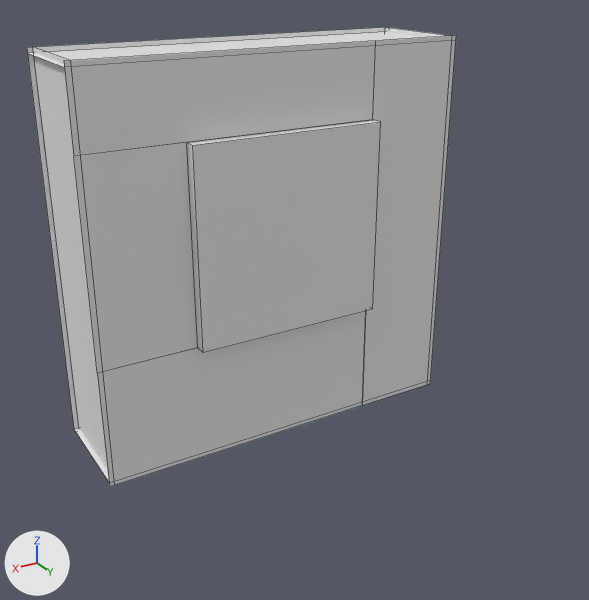
An edit to the OBJ model src/main/resources/assets/murim/models/block/roof_gable_panel_full_emblem_r.obj, drawn before and after from the same camera.
Camera for both pictures: a 50 mm lens placed at (1.462, 0.937, 1.2), pointed at (0.522, -0.629, 0.417). Every picture has the same lights, and +X, +Y and +Z are marked at lower left. The first picture is the older version. Mesh edges are drawn as thin lines. Materials are left out; every surface is plain grey. Where no turn or scale is listed for an object, it has been applied to the vertices. Vertices at exactly the same position are counted once.

The first picture shows 'roof_gable_panel_full_emblem_r'.
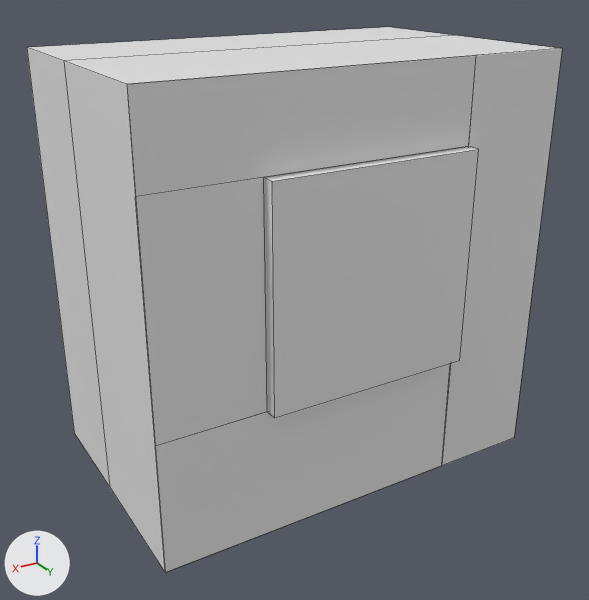
What differs and where, as boxes [x1, y1, x2, y2] in the pictures (589 x 600 px):
```json
{"object": "roof_gable_panel_full_emblem_r", "change": "reshaped", "before": [27, 27, 456, 487], "after": [27, 27, 562, 573], "on screen": "25% wider, 19% taller"}
{"part": 1, "of": "me_roof_gable_panel_full_emblem_r", "change": "deleted", "before": [385, 27, 451, 37]}
{"part": 2, "of": "me_roof_gable_panel_full_emblem_r", "change": "deleted", "before": [32, 47, 108, 471]}
{"part": 3, "of": "me_roof_gable_panel_full_emblem_r", "change": "deleted", "before": [74, 428, 109, 482]}
{"part": 4, "of": "me_roof_gable_panel_full_emblem_r", "change": "deleted", "before": [28, 32, 424, 67]}
{"part": 5, "of": "me_roof_gable_panel_full_emblem_r", "change": "built on", "before": [64, 35, 456, 487], "after": [27, 27, 562, 573]}
```

The change, as JSON lines over the scene's bpy script:
```json
{"block": "me_roof_gable_panel_full_emblem_r", "where": "# used by ob_roof_gable_panel_full_emblem_r; location = (0.0, 0.0, 0.0)"}
{"op": "remove", "block": "me_roof_gable_panel_full_emblem_r", "code": "me_roof_gable_panel_full_emblem_r.from_pydata(...)  # 36 vertices, 14 faces; spans x 0.0..1.0, y -0.988..-0.675, z 0.0..1.0"}
{"op": "add", "block": "me_roof_gable_panel_full_emblem_r", "code": "me_roof_gable_panel_full_emblem_r.from_pydata(...)  # 24 vertices, 19 faces; spans x 0.0..1.0, y -0.988..-0.328, z 0.0..1.0"}
{"block": "me_roof_gable_panel_full_emblem_r", "change": "me_roof_gable_panel_full_emblem_r part 1: the loose piece of 4 vertices spanning x 0.013, y -0.988..-0.706, z 0.0..1.0 is deleted"}
{"block": "me_roof_gable_panel_full_emblem_r", "change": "me_roof_gable_panel_full_emblem_r part 2: the loose piece of 4 vertices spanning x 0.988, y -0.988..-0.706, z 0.0..1.0 is deleted"}
{"block": "me_roof_gable_panel_full_emblem_r", "change": "me_roof_gable_panel_full_emblem_r part 3: the loose piece of 4 vertices spanning x 0.0..1.0, y -0.988..-0.706, z 0.013 is deleted"}
{"block": "me_roof_gable_panel_full_emblem_r", "change": "me_roof_gable_panel_full_emblem_r part 4: the loose piece of 4 vertices spanning x 0.0..1.0, y -0.987..-0.706, z 0.988 is deleted"}
{"block": "me_roof_gable_panel_full_emblem_r", "change": "me_roof_gable_panel_full_emblem_r part 5"}
{"block": "me_roof_gable_panel_full_emblem_r", "change": "12 vertices are removed from x 0.25..1.0, y -0.706..-0.675, z 0.0..1.0"}
{"block": "me_roof_gable_panel_full_emblem_r", "change": "9 faces are deleted"}
{"block": "me_roof_gable_panel_full_emblem_r", "change": "11 vertices are added at x 0.0..1.0, y -0.359..-0.328, z 0.0..1.0"}
{"block": "me_roof_gable_panel_full_emblem_r", "change": "5 new vertices lie (0.0, 0.0, 0.499) away from vertices in x 0.25..1.0, y -0.359..-0.328, z 0.313"}
{"block": "me_roof_gable_panel_full_emblem_r", "change": "18 new faces join them"}
```
